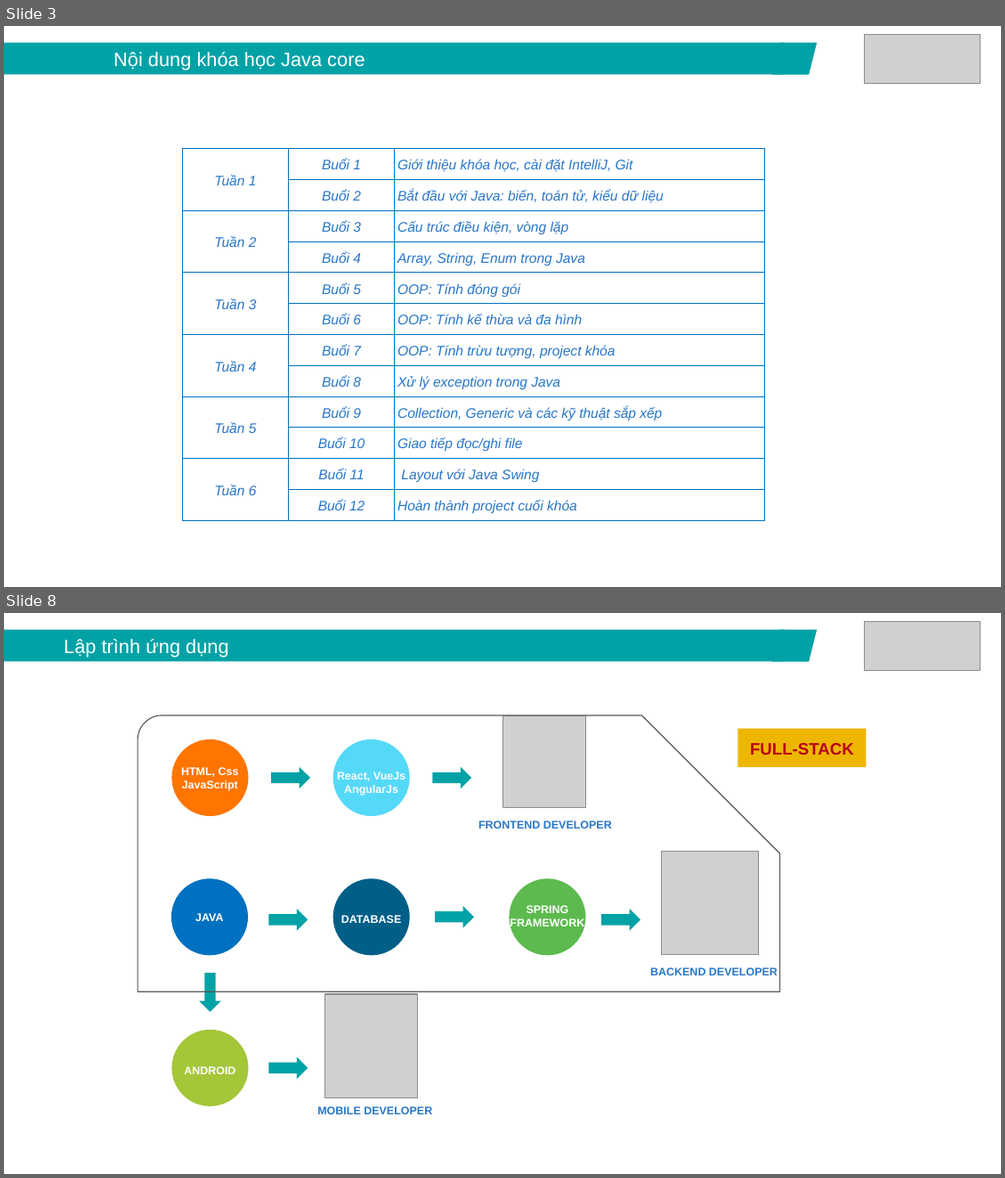
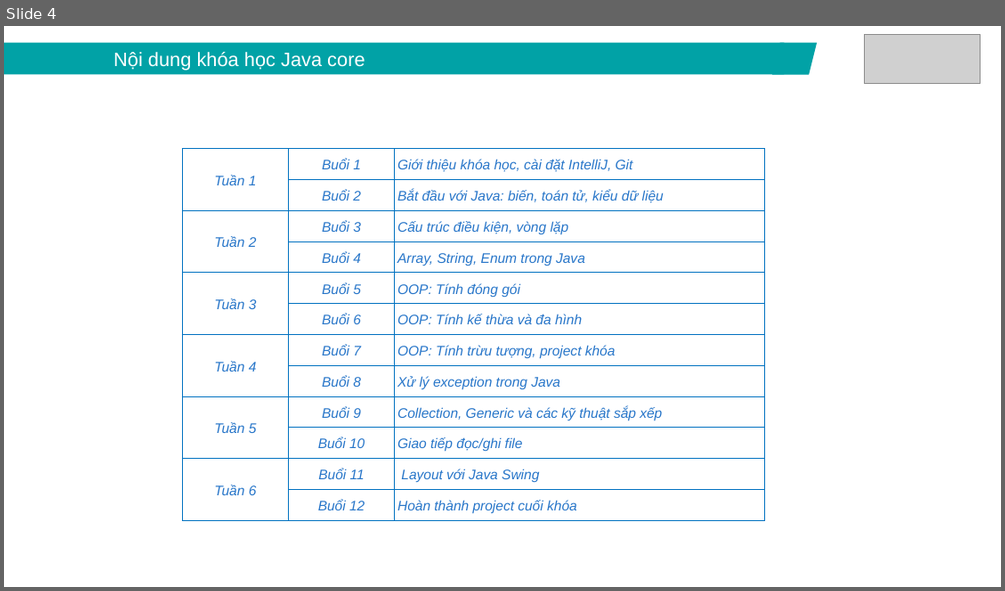
Before and after one commit to lamxung55/javacore, a slide deck: ppt/Java core - Lecture 1 - Introduction.pptx. Shown one above the other, each under a label of ours: slides 3 and 8 before the commit, slide 4 after it; the slides between them are not shown. The pictures are 1005x1178 and 1005x591 pixels, drawn with LibreOffice and Linux fonts; fonts in the diff are those of the drawing; grey boxes stand for pictures. Boxes give left, top, right and bottom in pixels: in the first picture for what was removed or moved away, otherwise in the second. Text is boxed around its words. In the diff, an @@ line names an element or a change of style, - is before the commit and + after.

```diff
--- a/ppt/Java core - Lecture 1 - Introduction.pptx
+++ b/ppt/Java core - Lecture 1 - Introduction.pptx
@@ slide 8 removed at (4,613,1001,1174), background #FFFFFF @@
@@ rectangle removed at (4,630,784,662) @@
-Lập trình ứng dụng
@@ parallelogram removed at (771,630,817,662) @@
@@ picture removed at (865,621,979,670) @@
@@ snip round rect removed at (138,715,779,992) @@
@@ picture removed at (502,715,585,807) @@
@@ ellipse removed at (171,739,248,816) @@
@@ ellipse removed at (333,739,410,816) @@
@@ rectangle removed at (737,729,866,768) @@
-FULL-STACK
@@ text removed at (181,767,239,791) @@
-HTML, Css
-JavaScript
@@ right arrow removed at (271,766,310,788) @@
@@ text removed at (337,771,405,795) @@
-React, VueJs
-AngularJs
@@ right arrow removed at (433,766,471,788) @@
@@ text removed at (478,820,612,828) @@
-FRONTEND DEVELOPER
@@ picture removed at (661,852,759,955) @@
@@ ellipse removed at (171,878,248,955) @@
@@ ellipse removed at (333,878,410,955) @@
@@ ellipse removed at (510,878,586,955) @@
@@ right arrow removed at (435,906,474,928) @@
@@ text removed at (510,905,584,929) @@
-SPRING
-FRAMEWORK
@@ text removed at (195,913,223,921) @@
-JAVA
@@ right arrow removed at (268,908,307,930) @@
@@ text removed at (341,915,401,923) @@
-DATABASE
@@ right arrow removed at (601,908,640,930) @@
@@ right arrow removed at (199,973,221,1011) @@
@@ text removed at (650,967,777,975) @@
-BACKEND DEVELOPER
@@ picture removed at (325,994,418,1097) @@
@@ ellipse removed at (171,1030,248,1106) @@
@@ text removed at (184,1066,235,1074) @@
-ANDROID
@@ right arrow removed at (268,1056,307,1078) @@
@@ text removed at (317,1106,432,1114) @@
-MOBILE DEVELOPER
@@ what was slide 3 is now slide 4 @@
```
Also in this commit, not shown: 4 slides changed, 2 slides added, 5 other slides removed, 7 other files.
